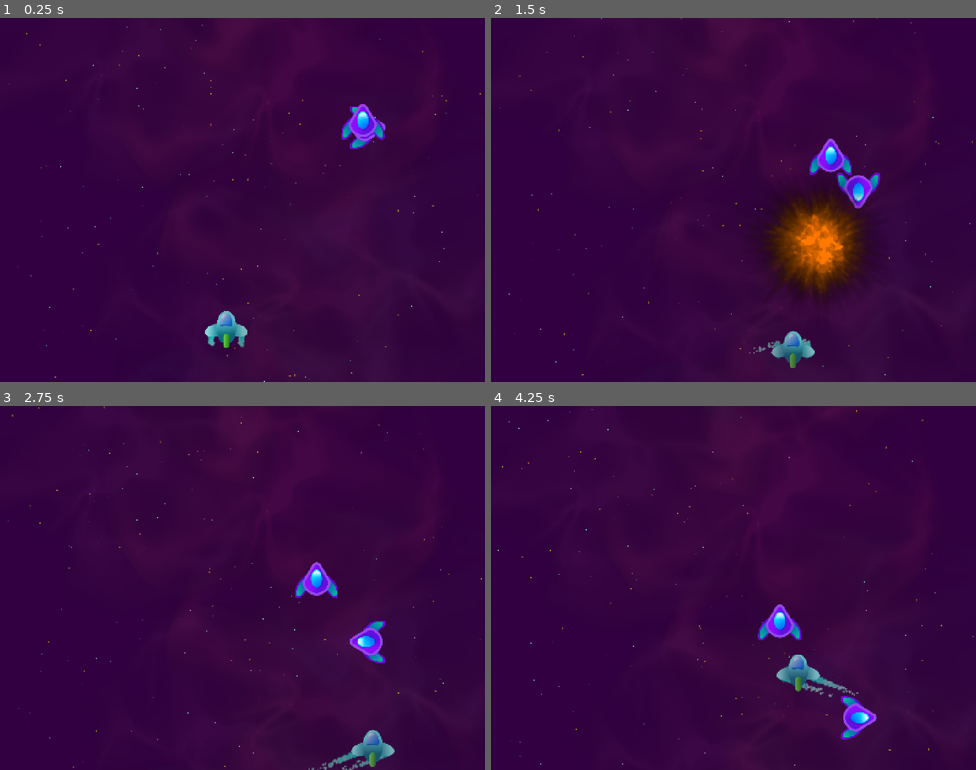
Above: before the commit, frames 1-4 (two rows, left to right).
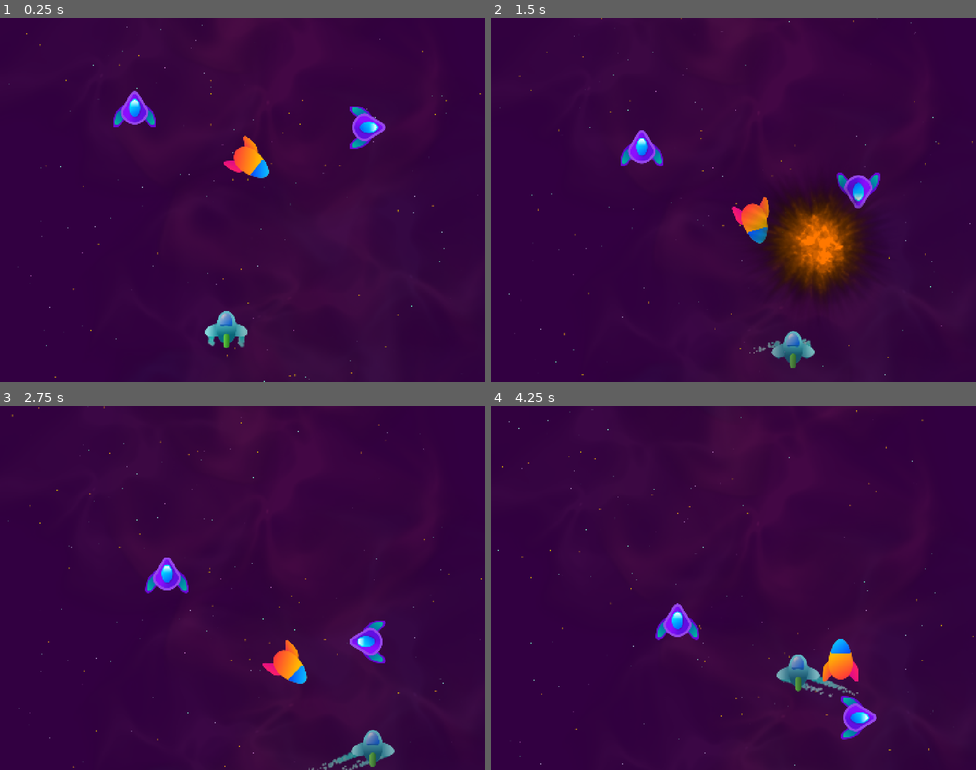
Above: after the commit, the same moments.

Repository: LHO-Developments/Godot-Projects
Game: Godot game, scene res://Scenes/Level/level.tscn
Two runs of this game, one before a commit and one after it. Both use one fixed random seed, a clock stepped at 60 frames per second and the inputs below. Sound files missing from this copy of the repository are replaced by a short silence.
Inputs:
- Up to frame 1 (0.25 s): no input
- Up to frame 2 (1.5 s): hold D (right) 0.53-1.28 s; hold T (test) 0.53-1.28 s; hold S (down) from 1.28 s (still down); tap T (test) at 1.35 s
- Up to frame 3 (2.75 s): release S (down) at 2.03 s; hold D (right) from 2.03 s (still down); hold T (test) from 2.03 s (still down)
- Up to frame 4 (4.25 s): release D (right) at 2.78 s; release T (test) at 2.78 s; hold W (up) 2.78-3.53 s; tap T (test) at 2.85 s; hold A (left) from 3.53 s (still down); hold T (test) from 3.53 s (still down)

The runs differ from the first frame. In frame 1, 1.6% of the frame differs, in the area x 23-80%, y 20-44%; in frame 2, 1.6%; in frame 3, 1.6%; in frame 4, 1.6%, in the area x 33-76%, y 54-76%.

Commit message:
Add homing movement

Diff:
--- /dev/null
+++ b/Space Ace/space-ace/Component/Movement/HomingMover.tscn
@@ -0,0 +1,6 @@
+[gd_scene format=3 uid="uid://cjqdnrt3kdoxp"]
+
+[ext_resource type="Script" uid="uid://pp2cpm4d1cqp" path="res://HomingMover.gd" id="1_v28a6"]
+
+[node name="HomingMover" type="Node" unique_id=1434343771]
+script = ExtResource("1_v28a6")
--- a/Space Ace/space-ace/Component/Movement/TargetedMover.gd
+++ b/Space Ace/space-ace/Component/Movement/TargetedMover.gd
@@ -3,11 +3,17 @@
 
 @export var target_group: String = "player"
 
+var _target: Node2D
+
+
+func _ready() -> void:
+	_target = get_tree().get_first_node_in_group(target_group)
+	super()
+
 
 func setup_velocity() -> void:
-	var target: Node2D = get_tree().get_first_node_in_group(target_group)
-	assert(target, "TargetedMover has no target!")
-	if target:
+	assert(_target, "TargetedMover has no target!")
+	if _target:
 		_velocity = speed * _parent.global_position.direction_to(
-			target.global_position
+			_target.global_position
 		)
--- /dev/null
+++ b/Space Ace/space-ace/HomingMover.gd
@@ -0,0 +1,8 @@
+extends TargetedMover;
+class_name HomingMover;
+
+func _physics_process(delta: float) -> void:
+	var angle_to_target: float = _parent.transform.x.angle_to(_parent.global_position.direction_to(_target.global_position))
+	var step: float = min(abs(angle_to_target), deg_to_rad(rotation_speed_degrees) * delta)
+	_parent.rotate(step * sign(angle_to_target))
+	_parent.position += _parent.transform.x * speed * delta
--- a/Space Ace/space-ace/Scenes/Level/level.tscn
+++ b/Space Ace/space-ace/Scenes/Level/level.tscn
@@ -7,6 +7,8 @@
 [ext_resource type="Texture2D" uid="uid://bod5ulca2rr1b" path="res://Asset/Images/Enemy1.png" id="5_7i4w6"]
 [ext_resource type="PackedScene" uid="uid://bi8fqovlohcc6" path="res://Component/Movement/Mover.tscn" id="6_q8n36"]
 [ext_resource type="PackedScene" uid="uid://bhn8t7tgv7imo" path="res://Component/Movement/TargetedMover.tscn" id="7_q8n36"]
+[ext_resource type="Texture2D" uid="uid://dkqjp5rdnexd0" path="res://Asset/Images/HomingMissile.png" id="8_43gce"]
+[ext_resource type="PackedScene" uid="uid://cjqdnrt3kdoxp" path="res://Component/Movement/HomingMover.tscn" id="9_6rsi7"]
 
 [node name="Level" type="Node2D" unique_id=75695576]
 
@@ -28,9 +30,20 @@
 direction = Vector2(0, 1)
 
 [node name="Sprite2D2" type="Sprite2D" parent="." unique_id=394754004]
-position = Vector2(1091, 287)
+position = Vector2(390, 248)
 texture = ExtResource("5_7i4w6")
 
 [node name="TargetedMover" parent="Sprite2D2" unique_id=1558715759 instance=ExtResource("7_q8n36")]
 speed = 100.0
 direction = Vector2(0, 1)
+
+[node name="Node2D" type="Node2D" parent="." unique_id=605153599]
+position = Vector2(710, 416)
+
+[node name="Sprite2D" type="Sprite2D" parent="Node2D" unique_id=512413679]
+rotation = 1.5707964
+texture = ExtResource("8_43gce")
+
+[node name="HomingMover" parent="Node2D" unique_id=1434343771 instance=ExtResource("9_6rsi7")]
+speed = 150.0
+rotation_speed_degrees = 150.0
Not shown, added: Space Ace/space-ace/HomingMover.gd.uid
